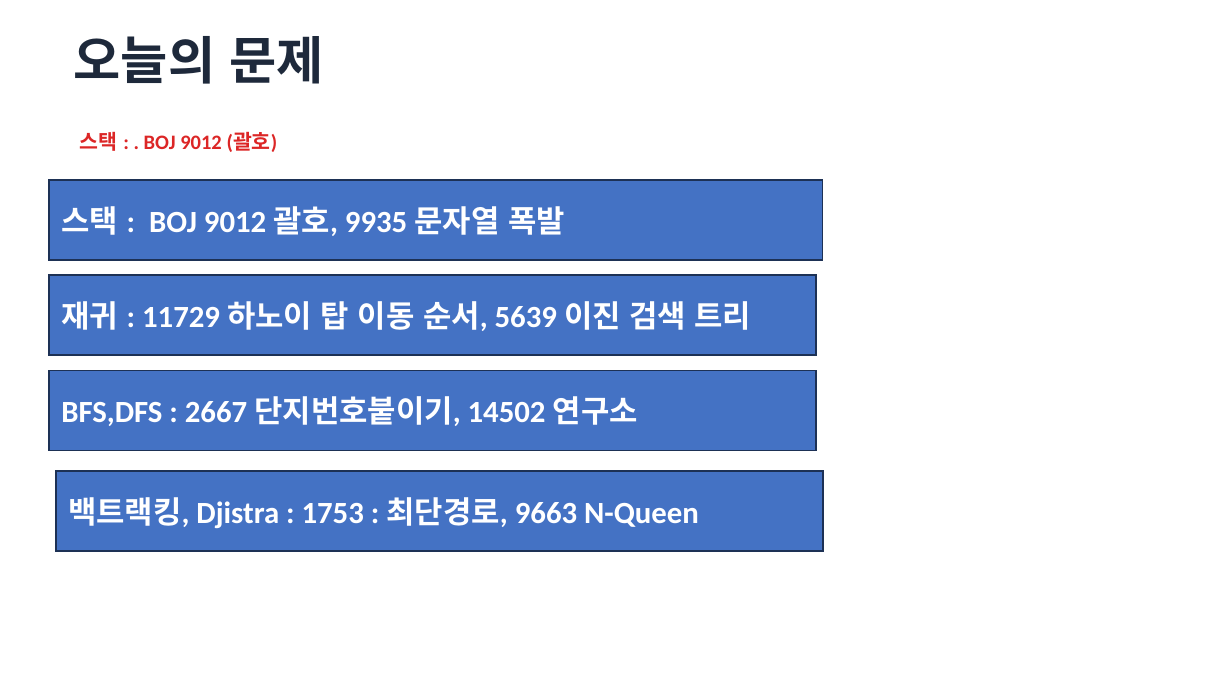
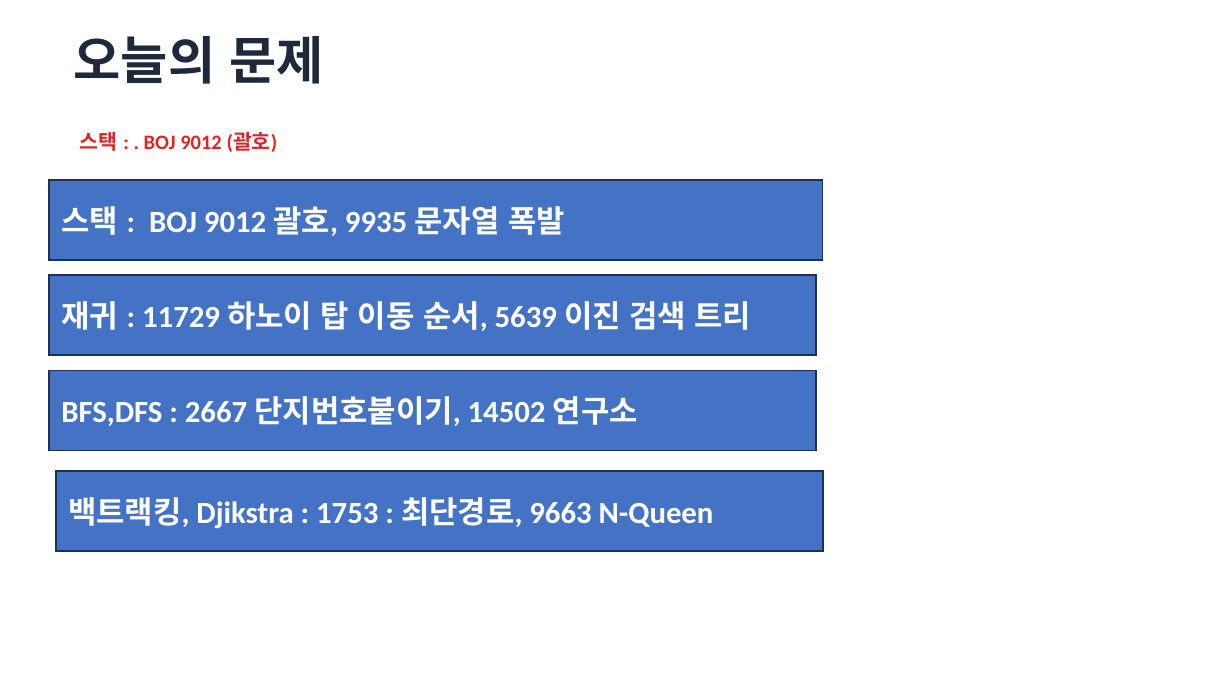
Before and after one commit to NL-s/2026-BrilliantAlgorithmClass-HaJungYang, a slide deck: slide 19 of ClassNote/BrilliantAlgorithmClass_1주차.pptx. Drawn at 1232x693 pixels with LibreOffice and Linux fonts; fonts in the diff are those of the drawing. Boxes give left, top, right and bottom in pixels: in the first picture for what was removed or moved away, otherwise in the second. Text is boxed around its words. In the diff, an @@ line names an element or a change of style, - is before the commit and + after.

```diff
--- a/ClassNote/BrilliantAlgorithmClass_1주차.pptx
+++ b/ClassNote/BrilliantAlgorithmClass_1주차.pptx
@@ text in rectangle at <box>68,497,714,528</box>: text changed @@
-백트랙킹, Djistra : 1753 : 최단경로, 9663 N-Queen
+백트랙킹, Djikstra : 1753 : 최단경로, 9663 N-Queen
```
Also in this commit, not shown: 3 other files.
